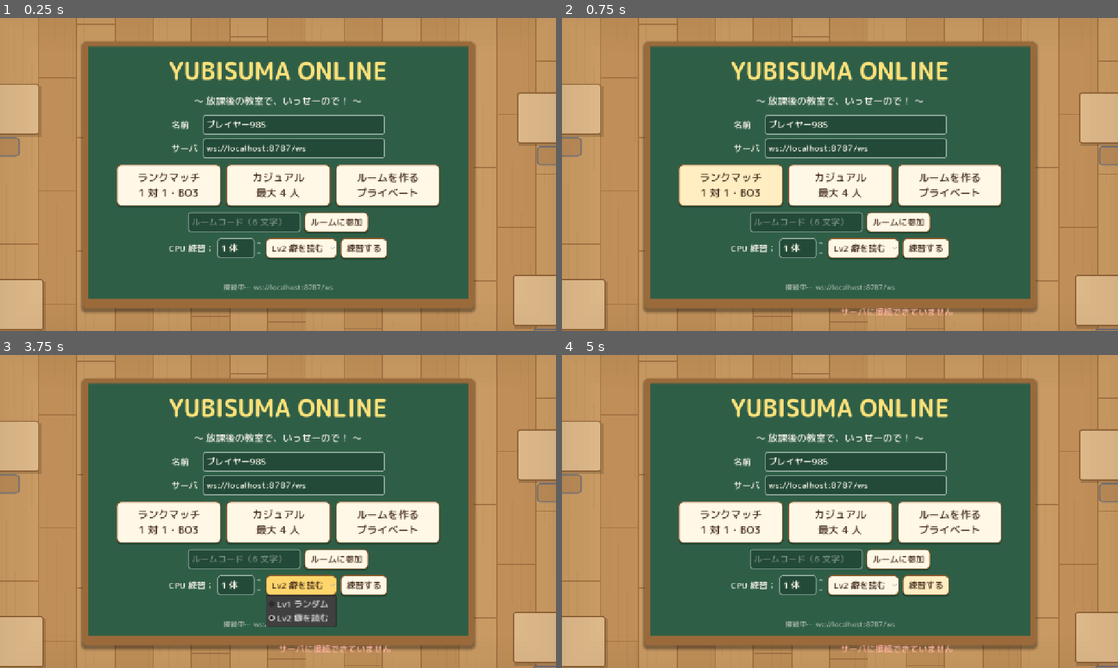
Above: before the commit, frames 1-4 (two rows, left to right).
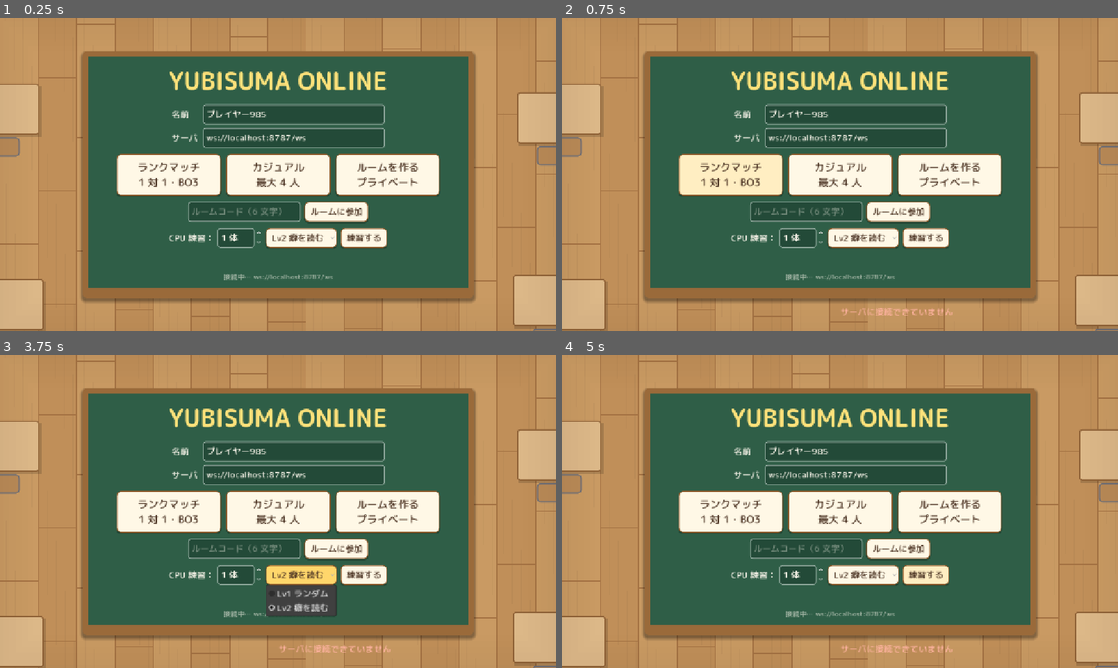
Above: after the commit, the same moments.

Repository: Teanyq/share_ai_reserch
Game: Godot game, scene res://scenes/main.tscn
Two runs of this game, one before a commit and one after it. Both use one fixed random seed, a clock stepped at 60 frames per second and the inputs below.
Inputs:
- Up to frame 1 (0.25 s): no input
- Up to frame 2 (0.75 s): click "ランクマッチ 1 対 1・BO3" at 0.5 s
- Up to frame 3 (3.75 s): click "カジュアル 最大 4 人" at 1.25 s; click "ルームを作る プライベート" at 2 s; click "ルームに参加" at 2.75 s; click "Lv2 癖を読む" at 3.5 s
- Up to frame 4 (5 s): click "練習する" at 4.25 s

The runs differ from the first frame. In frame 1, 21% of the frame differs, in the area x 14-86%, y 7-95%; in frame 2, 21%; in frame 3, 21%; in frame 4, 21%.

Commit message:
全員の「決定」待ちで公開する方式に変更、効果音・細い親指を追加
- 入力フェーズは全員が決定したら即締め切り（最大 10 秒）。決定後は変更不可、切断中の人は待たない
- 数字を選ばずに決定・時間切れになったコーラーは 0 でコール
- 公開の表示時間を 3 秒に延長
- 合成した簡素な効果音（ピンポン・決定・当たり/はずれ・カウントダウン等）と音の ON/OFF
- 親指を細く、タイトルの副題を削除、操作説明を黒板の上段へ

Co-Authored-By: Claude Opus 5.5 <noreply@anthropic.com>
Claude-Session: https://claude.ai/code/session_01MNknjFmWwA96ricZXoD5dg

Diff:
--- a/yubisuma/client/scripts/hand_view.gd
+++ b/yubisuma/client/scripts/hand_view.gd
@@ -85,15 +85,15 @@
 		var x := pos.x + fist.x * k / 4.0
 		draw_line(Vector2(x, pos.y + fist.y - 22), Vector2(x, pos.y + fist.y - 8), SKIN_SHADE.darkened(0.1), 2.0)
 	# 親指はこぶしの内側（左手なら右端、右手なら左端）
-	var thumb := Vector2(24, 46)
-	var tx := pos.x + fist.x - thumb.x - 4 if inner_right else pos.x + 4
+	var thumb := Vector2(14, 42)
+	var tx := pos.x + fist.x - thumb.x - 8 if inner_right else pos.x + 8
 	if thumb_up:
-		var r := Rect2(tx, pos.y - thumb.y + 16, thumb.x, thumb.y)
-		_draw_round_rect(r, 11.0, SKIN)
-		_draw_round_rect(Rect2(r.position.x + 5, r.position.y + 4, thumb.x - 10, 12), 5.0, Color("fff1e4"))
+		var r := Rect2(tx, pos.y - thumb.y + 14, thumb.x, thumb.y)
+		_draw_round_rect(r, 7.0, SKIN)
+		_draw_round_rect(Rect2(r.position.x + 3, r.position.y + 3, thumb.x - 6, 8), 3.0, Color("fff1e4"), false)
 	else:
-		# 下げた親指はこぶしの上に横たわる
-		_draw_round_rect(Rect2(pos.x + 7, pos.y + 6, fist.x - 14, 17), 8.0, SKIN_SHADE)
+		# 下げた親指はこぶしの上に細く横たわる
+		_draw_round_rect(Rect2(pos.x + 10, pos.y + 8, fist.x - 20, 10), 5.0, SKIN_SHADE)
 
 
 func _draw_round_rect(r: Rect2, radius: float, color: Color, outline := true) -> void:
--- a/yubisuma/client/scripts/main.gd
+++ b/yubisuma/client/scripts/main.gd
@@ -25,7 +25,10 @@
 var my_left_up := false
 var my_right_up := false
 var my_call := -1
+var my_ready := false
 var last_round_id := -1
+var last_tick_sec := -1
+var sfx: Sfx
 
 # 自動プレイ（動作確認用）
 var autoplay := ""
@@ -76,6 +79,8 @@
 var table_ids: Array = []
 var left_btn: Button
 var right_btn: Button
+var ready_btn: Button
+var sound_btn: Button
 var call_box: HBoxContainer
 var call_title: Label
 var result_panel: PanelContainer
@@ -93,6 +98,9 @@
 
 	if FileAccess.file_exists(SETTINGS_PATH):
 		cfg.load(SETTINGS_PATH)
+	sfx = Sfx.new()
+	sfx.enabled = cfg.get_value("sound", "enabled", true)
+	add_child(sfx)
 	_build_title()
 	_build_queue()
 	_build_lobby()
@@ -209,6 +217,7 @@
 				seat.hand.twitch()
 		"emote":
 			_show_emote(str(msg.get("playerId")), int(msg.get("emoteId", 0)))
+			sfx.play("emote")
 		_:
 			if msg.has("state"):
 				_apply_state(type, msg.get("state"))
@@ -239,6 +248,10 @@
 	if round_id != last_round_id:
 		last_round_id = round_id
 		my_call = -1
+		my_ready = false
+		last_tick_sec = -1
+	if bool(_player(my_id).get("ready", false)):
+		my_ready = true
 	var you: Dictionary = s.get("you", {})
 	if type != "input.ack" or phase != "input":
 		var up := int(you.get("thumbs", 0))
@@ -247,8 +260,26 @@
 	if you.get("call") != null:
 		my_call = int(you.get("call"))
 	_render_game()
+	_play_sounds(type)
 	if autoplay != "":
 		_autoplay_step(type)
+
+
+func _play_sounds(type: String) -> void:
+	match type:
+		"round.announce":
+			sfx.play("announce")
+		"round.reveal":
+			sfx.play("reveal")
+			var reveal = state.get("lastReveal")
+			if reveal is Dictionary:
+				sfx.play_later("hit" if reveal.get("hit") else "miss", 0.45)
+		"game.end", "match.end":
+			var gp: Array = state.get("gamePlacements", [])
+			if type == "match.end" and state.get("match") is Dictionary:
+				gp = state.get("match").get("placements", [])
+			if gp.size() > 0 and str(gp[0]) == my_id:
+				sfx.play("win")
 
 
 # ───────── 描画 ─────────
@@ -297,7 +328,7 @@
 	var wins_text := ""
 	if int(s.get("settings", {}).get("winsNeeded", 1)) > 1:
 		wins_text = " ｜ %d 本先取" % int(s.get("settings", {}).get("winsNeeded", 1))
-	top_label.text = "%s ｜ ゲーム %d%s ｜ ラウンド %d%s" % [
+	top_label.text = "%s ｜ ゲーム %d%s ｜ ラウンド %d%s　　（A / D：指　数字キー：コール　Space：決定）" % [
 		mode_name, int(s.get("gameNo", 1)), wins_text, int(s.get("round", 0)), "  【サドンデス：当てると2本減る】" if s.get("suddenDeath") else ""]
 
 	# 机を囲む席（メンバーが変わったら作り直す）
@@ -331,6 +362,8 @@
 			line2 += "  %d 位" % int(p.get("placed"))
 		if id == caller_id and calling:
 			line2 += "  コール！"
+		if p.get("ready") and phase == "input":
+			line2 += "  OK！"
 		table.set_tag(id, line1 + "\n" + line2, id == caller_id and calling)
 		var hist: Array = p.get("history", [])
 		table.set_note(id, "さいきん " + " ".join(hist.map(func(n): return str(int(n)))) if hist.size() > 0 else "")
@@ -338,7 +371,7 @@
 	match phase:
 		"announce", "input":
 			table.center_small = "%s のコール" % ("あなた" if caller_id == my_id else _name_of(caller_id))
-			table.center_big = str(my_call) if caller_id == my_id and my_call >= 0 else "？"
+			table.center_big = str(maxi(my_call, 0)) if caller_id == my_id else "？"
 		"reveal":
 			if reveal is Dictionary:
 				table.center_small = "合計 %d … %s" % [int(reveal.get("total", 0)), "あたり！" if reveal.get("hit") else "はずれ"]
@@ -354,10 +387,12 @@
 		"announce":
 			phase_label.text = "あなたのコール！" if caller_id == my_id else "%s のコール！" % caller_name
 		"input":
-			if caller_id == my_id:
-				phase_label.text = "数字と指を決めて！（A / D で指、数字キーでコール）"
+			if my_ready:
+				phase_label.text = "決定！ みんなを待っています…"
+			elif caller_id == my_id:
+				phase_label.text = "数字と指を決めて「決定」！"
 			else:
-				phase_label.text = "%s のコール … 指を決めて！（A / D）" % caller_name
+				phase_label.text = "%s のコール … 指を決めて「決定」！" % caller_name
 		"reveal":
 			phase_label.text = _reveal_text(reveal)
 		"gameEnd":
@@ -368,7 +403,10 @@
 
 	# 自分の操作
 	var my_hands := int(me.get("hands", 0)) if me.get("hands") != null else 0
-	var can_input := phase == "input" and my_hands > 0
+	var can_input := phase == "input" and my_hands > 0 and not my_ready
+	ready_btn.visible = phase == "input" and my_hands > 0
+	ready_btn.disabled = not can_input
+	ready_btn.text = "決定済み！" if my_ready else "決定！\n[Space]"
 	left_btn.visible = my_hands >= 1
 	right_btn.visible = my_hands >= 2
 	left_btn.disabled = not can_input
@@ -393,11 +431,11 @@
 		for c in call_box.get_children():
 			var b := c as Button
 			var n := int(b.text)
-			b.set_pressed_no_signal(n == my_call)
-			b.disabled = phase != "input"
+			b.set_pressed_no_signal(n == maxi(my_call, 0))
+			b.disabled = not can_input
 			var impossible := n < _my_thumbs() or n > _my_thumbs() + max_n - my_hands
 			b.modulate = Color(1, 1, 1, 0.45) if impossible else Color.WHITE
-		call_title.text = "コールする数字（%s）" % ("未選択" if my_call < 0 else str(my_call))
+		call_title.text = "コールする数字（%s）" % ("未選択なら 0" if my_call < 0 else str(my_call))
 
 	# 結果
 	result_panel.visible = phase == "matchEnd"
@@ -454,7 +492,7 @@
 
 
 func _toggle_thumb(right: bool) -> void:
-	if str(state.get("phase")) != "input":
+	if str(state.get("phase")) != "input" or my_ready:
 		return
 	var hands := int(_player(my_id).get("hands", 0))
 	if right:
@@ -466,15 +504,37 @@
 			return
 		my_left_up = not my_left_up
 	net.send({"type": "input.thumbs", "roundId": int(state.get("roundId")), "up": _my_thumbs()})
+	sfx.play("click")
 	_render_game()
 
 
 func _choose_call(n: int) -> void:
-	if str(state.get("phase")) != "input" or str(state.get("callerId")) != my_id:
+	if str(state.get("phase")) != "input" or str(state.get("callerId")) != my_id or my_ready:
+		return
+	var range_arr: Array = state.get("callRange", [0, 0])
+	if n > int(range_arr[1]):
 		return
 	my_call = n
 	net.send({"type": "input.call", "roundId": int(state.get("roundId")), "number": n})
+	sfx.play("call")
 	_render_game()
+
+
+## 決定。数字を選んでいないコーラーは 0 でコールしたことになる（サーバ側で処理）
+func _press_ready() -> void:
+	if str(state.get("phase")) != "input" or my_ready or int(_player(my_id).get("hands", 0)) <= 0:
+		return
+	my_ready = true
+	net.send({"type": "input.ready", "roundId": int(state.get("roundId"))})
+	sfx.play("ready")
+	_render_game()
+
+
+func _toggle_sound() -> void:
+	sfx.enabled = not sfx.enabled
+	cfg.set_value("sound", "enabled", sfx.enabled)
+	cfg.save(SETTINGS_PATH)
+	sound_btn.text = "音：ON" if sfx.enabled else "音：OFF"
 
 
 func _unhandled_input(event: InputEvent) -> void:
@@ -486,6 +546,9 @@
 		_toggle_thumb(false)
 	elif key == KEY_D:
 		_toggle_thumb(true)
+	elif key == KEY_SPACE or key == KEY_ENTER or key == KEY_KP_ENTER:
+		_press_ready()
+		get_viewport().set_input_as_handled()
 	elif key >= KEY_0 and key <= KEY_9:
 		_choose_call(key - KEY_0)
 	elif key >= KEY_KP_0 and key <= KEY_KP_9:
@@ -501,7 +564,13 @@
 		timer_label.visible = phase == "input"
 		timer_bar.value = 100.0 * left / phase_total_ms
 		timer_label.text = "%.1f 秒" % (left / 1000.0)
-		timer_label.add_theme_color_override("font_color", Color("ff8f8f") if left < 1000 else CHALK)
+		timer_label.add_theme_color_override("font_color", Color("ff8f8f") if left < 3000 else CHALK)
+		# 残り 3 秒からカウントダウン音（決定済みなら鳴らさない）
+		if phase == "input" and not my_ready and left > 0 and left <= 3000:
+			var sec := int(ceil(left / 1000.0))
+			if sec != last_tick_sec:
+				last_tick_sec = sec
+				sfx.play("tick")
 	if toast_until > 0 and now > toast_until:
 		toast_label.text = ""
 		toast_until = 0
@@ -540,7 +609,8 @@
 	if type == "round.input" and shot_dir != "" and str(state.get("callerId")) == my_id and not shots_taken.has("input"):
 		_toggle_thumb(false)
 		_choose_call(2)
-		_shot("input")
+		_press_ready()
+		get_tree().create_timer(1.8).timeout.connect(func(): _shot("input"))
 		return
 	if type == "round.reveal" and int(state.get("round", 0)) >= 3:
 		_shot("reveal")
@@ -553,7 +623,9 @@
 			_toggle_thumb(true)
 		if str(state.get("callerId")) == my_id:
 			var range_arr: Array = state.get("callRange", [0, 0])
-			_choose_call(randi_range(0, int(range_arr[1])))
+			if randf() < 0.8:
+				_choose_call(randi_range(0, int(range_arr[1])))
+		_press_ready()
 		if randf() < 0.1:
 			net.send({"type": "emote", "id": randi_range(0, EMOTES.size() - 1)})
 	elif type == "round.reveal":
@@ -583,9 +655,6 @@
 	title.horizontal_alignment = HORIZONTAL_ALIGNMENT_CENTER
 	title.add_theme_color_override("font_color", CHALK_YELLOW)
 	box.add_child(title)
-	var sub := _label("〜 放課後の教室で、いっせーので！ 〜", 22)
-	sub.horizontal_alignment = HORIZONTAL_ALIGNMENT_CENTER
-	box.add_child(sub)
 
 	var form := GridContainer.new()
 	form.columns = 2
@@ -691,7 +760,7 @@
 	right.columns = 2
 	right.add_theme_constant_override("h_separation", 12)
 	set_players = _spin(2, 4, 1, "人")
-	set_input = _spin(2, 10, 0.5, "秒")
+	set_input = _spin(3, 10, 0.5, "秒")
 	set_wins = _spin(1, 5, 1, "本先取")
 	set_history = CheckBox.new()
 	set_history.text = "相手の履歴を表示"
@@ -776,7 +845,17 @@
 	exit_btn.offset_right = -16
 	exit_btn.offset_top = 16
 	exit_btn.offset_bottom = 56
+	exit_btn.focus_mode = Control.FOCUS_NONE
 	game_screen.add_child(exit_btn)
+	sound_btn = _button("音：ON" if sfx.enabled else "音：OFF", _toggle_sound)
+	sound_btn.anchor_left = 1.0
+	sound_btn.anchor_right = 1.0
+	sound_btn.offset_left = -106
+	sound_btn.offset_right = -16
+	sound_btn.offset_top = 66
+	sound_btn.offset_bottom = 106
+	sound_btn.focus_mode = Control.FOCUS_NONE
+	game_screen.add_child(sound_btn)
 
 	# 手元の操作（床の上）
 	var bottom := _vbox(8)
@@ -802,6 +881,21 @@
 	call_box = _hbox(6)
 	call_col.add_child(call_box)
 	controls.add_child(call_col)
+	ready_btn = _button("決定！", _press_ready)
+	ready_btn.custom_minimum_size = Vector2(150, 68)
+	ready_btn.focus_mode = Control.FOCUS_NONE
+	ready_btn.add_theme_font_size_override("font_size", 22)
+	var ready_style := _style(Color("ff9d5c"), Color("8b3e1b"), 3, 12)
+	ready_style.shadow_color = Color(0, 0, 0, 0.3)
+	ready_style.shadow_size = 1
+	ready_style.shadow_offset = Vector2(0, 4)
+	ready_btn.add_theme_stylebox_override("normal", ready_style)
+	var ready_hover := ready_style.duplicate() as StyleBoxFlat
+	ready_hover.bg_color = Color("ffb27a")
+	ready_btn.add_theme_stylebox_override("hover", ready_hover)
+	ready_btn.add_theme_color_override("font_color", Color.WHITE)
+	ready_btn.add_theme_color_override("font_hover_color", Color.WHITE)
+	controls.add_child(ready_btn)
 	bottom.add_child(controls)
 
 	var emotes := _hbox(6)
--- /dev/null
+++ b/yubisuma/client/scripts/sfx.gd
@@ -0,0 +1,70 @@
+## 超簡素な効果音。音声ファイルを使わず、起動時に矩形波・サイン波で合成する。
+class_name Sfx
+extends Node
+
+const RATE := 22050
+
+var enabled := true
+
+var _streams := {}
+var _players: Array[AudioStreamPlayer] = []
+var _next := 0
+
+
+func _ready() -> void:
+	for i in 6:
+		var p := AudioStreamPlayer.new()
+		add_child(p)
+		_players.append(p)
+	# [周波数(Hz, 0 は無音), 長さ(秒)] の並び
+	_streams = {
+		"click": _make([[900.0, 0.03]], 0.22, true),
+		"call": _make([[1300.0, 0.04]], 0.22, true),
+		"ready": _make([[660.0, 0.05], [990.0, 0.08]], 0.35, false),
+		"announce": _make([[784.0, 0.1], [1047.0, 0.14]], 0.3, false),
+		"tick": _make([[1500.0, 0.025]], 0.18, true),
+		"reveal": _make([[523.0, 0.05], [0.0, 0.03], [523.0, 0.05], [0.0, 0.03], [784.0, 0.16]], 0.28, true),
+		"hit": _make([[523.0, 0.07], [659.0, 0.07], [784.0, 0.07], [1047.0, 0.2]], 0.26, true),
+		"miss": _make([[330.0, 0.12], [247.0, 0.22]], 0.26, true),
+		"win": _make([[523.0, 0.1], [659.0, 0.1], [784.0, 0.1], [1047.0, 0.14], [784.0, 0.08], [1047.0, 0.32]], 0.26, true),
+		"emote": _make([[1200.0, 0.03], [1600.0, 0.04]], 0.2, false),
+	}
+
+
+func play(sound: String) -> void:
+	if not enabled or not _streams.has(sound):
+		return
+	var p := _players[_next]
+	_next = (_next + 1) % _players.size()
+	p.stream = _streams[sound]
+	p.play()
+
+
+func play_later(sound: String, sec: float) -> void:
+	get_tree().create_timer(sec).timeout.connect(func(): play(sound))
+
+
+func _make(notes: Array, volume: float, square: bool) -> AudioStreamWAV:
+	var data := PackedByteArray()
+	for n in notes:
+		var freq: float = n[0]
+		var count := int(float(n[1]) * RATE)
+		for i in count:
+			var v := 0.0
+			if freq > 0.0:
+				var phase := fmod(float(i) * freq / RATE, 1.0)
+				if square:
+					v = 0.5 if phase < 0.5 else -0.5
+				else:
+					v = sin(TAU * phase)
+			# 立ち上がり 5ms・あとは直線で減衰（プツッという音を防ぐ）
+			var env := minf(1.0, i / (RATE * 0.005)) * (1.0 - float(i) / count)
+			var s := int(clampf(v * env * volume, -1.0, 1.0) * 32767.0)
+			data.append(s & 0xFF)
+			data.append((s >> 8) & 0xFF)
+	var st := AudioStreamWAV.new()
+	st.format = AudioStreamWAV.FORMAT_16_BITS
+	st.mix_rate = RATE
+	st.stereo = false
+	st.data = data
+	return st
Not shown, added: yubisuma/client/scripts/sfx.gd.uid
Not shown, changed: yubisuma/README.md
Not shown, changed: yubisuma/docs/01_game_rules.md
Not shown, changed: yubisuma/server/public/index.html
Not shown, changed: yubisuma/server/public/index.js.gz
Not shown, changed: yubisuma/server/public/index.pck
Not shown, changed: yubisuma/server/public/index.wasm.gz
Not shown, changed: yubisuma/server/src/hub.ts
Not shown, changed: yubisuma/server/src/room.ts
Not shown, changed: yubisuma/server/test/integration.test.ts
Not shown, added: yubisuma/server/test/room.test.ts
